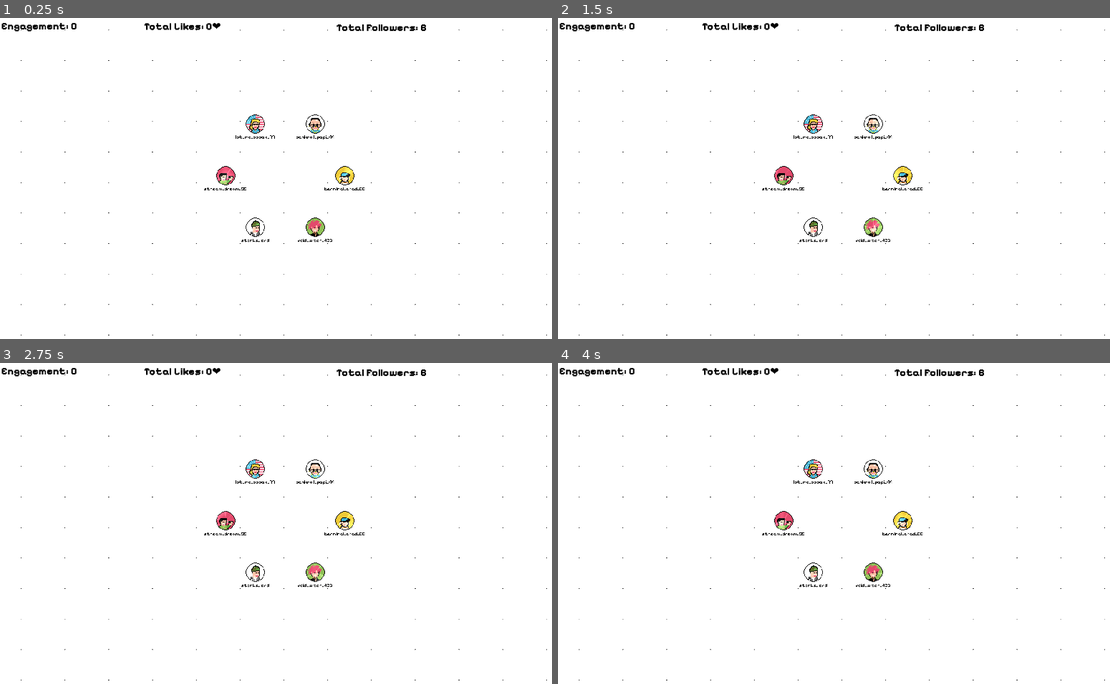
Above: before the commit, frames 1-4 (two rows, left to right).
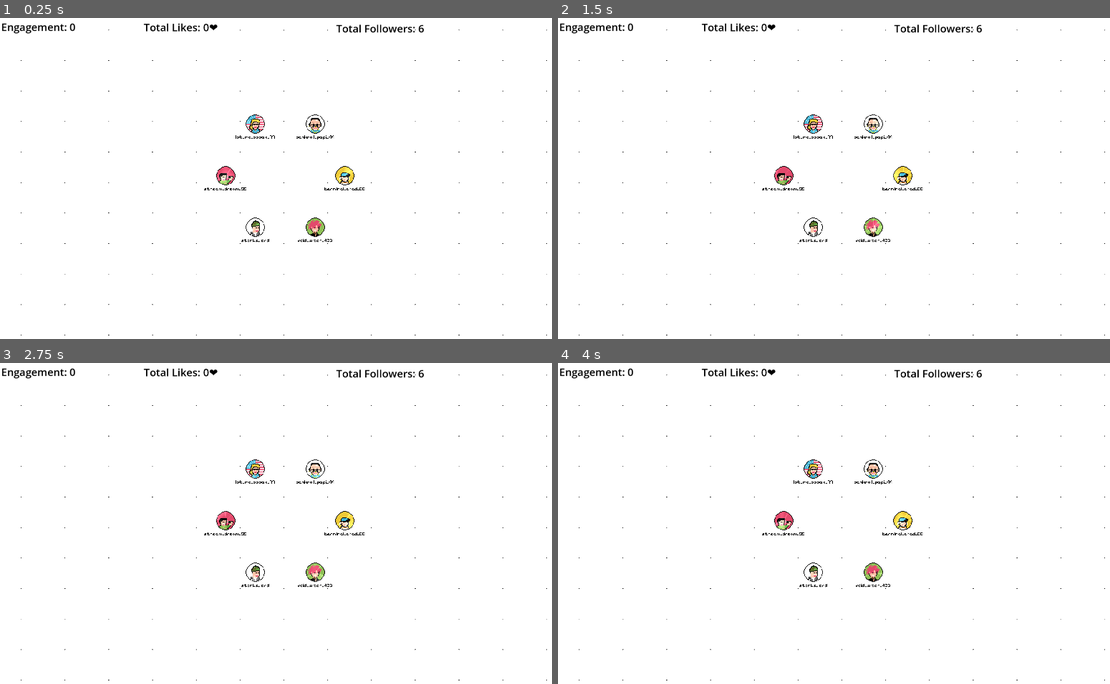
Above: after the commit, the same moments.

Repository: Pikachuxxxx/social-loops-gmtk
Game: Godot game, scene res://Scenes/main.tscn
The game is run twice, just before and just after one commit, with the same random seed, the same clock (stepped at 60 frames per second) and the same inputs.
Inputs (mouse positions are in pixels of both pictures, inside the frame that each line leads up to):
- Up to frame 1 (0.25 s): no input
- Up to frame 2 (1.5 s): tap Enter at 0.5 s; move the mouse to (972, 162) at 0.52 s; hold Enter 0.53-1.25 s; click (972, 162) at 0.67 s; drag from (729, 194) to (817, 242) at 1.27 s
- Up to frame 3 (2.75 s): tap Space at 2 s; move the mouse to (342, 452) at 2.02 s; tap F at 2.1 s; click (342, 452) at 2.17 s
- Up to frame 4 (4 s): drag from (817, 587) to (673, 475) at 2.77 s; move the mouse to (1016, 571) at 3.52 s; tap K at 3.6 s; click (1016, 571) at 3.67 s

The runs differ from the first frame. In frame 1, 0.7% of the frame differs, in the area x 0-78%, y 1-5%; in frame 2, 0.7%; in frame 3, 0.7%; in frame 4, 0.7%.

Commit message:
feat: tweak personas a little

Diff:
--- a/Personas/Persona_FinanceBro_0.tres
+++ b/Personas/Persona_FinanceBro_0.tres
@@ -11,7 +11,7 @@
 age = 34
 variant_idx = 0
 persona_type = 2
-likes = 784
+likes = 786
 dislikes = 77
 drama = 0.0
 tolerance = 0.0
--- a/Personas/Persona_Influencer_0.tres
+++ b/Personas/Persona_Influencer_0.tres
@@ -11,8 +11,8 @@
 age = 26
 variant_idx = 0
 persona_type = 3
-likes = 2569
-dislikes = 432
+likes = 7951
+dislikes = 240
 drama = 0.0
 tolerance = 0.0
 influence = 0.0
--- a/Personas/Persona_SugarDaddy_0.tres
+++ b/Personas/Persona_SugarDaddy_0.tres
@@ -11,7 +11,7 @@
 age = 52
 variant_idx = 0
 persona_type = 5
-likes = 361
+likes = 4457
 dislikes = 2704
 drama = 0.0
 tolerance = 0.0
--- a/Personas/Persona_TechBro_0.tres
+++ b/Personas/Persona_TechBro_0.tres
@@ -11,8 +11,8 @@
 age = 22
 variant_idx = 0
 persona_type = 0
-likes = 562
-dislikes = 4164
+likes = 818
+dislikes = 5188
 drama = 0.0
 tolerance = 0.0
 influence = 0.0
--- a/Scenes/main.tscn
+++ b/Scenes/main.tscn
@@ -7,11 +7,9 @@
 [ext_resource type="AudioStream" uid="uid://c3fa7rugjhqdc" path="res://assets/audio/sfx/idle_bgm.wav" id="4_6bp64"]
 [ext_resource type="Material" uid="uid://bqi0s5jfq76s1" path="res://Shaders/Grid.tres" id="6_6bp64"]
 [ext_resource type="Texture2D" uid="uid://fmjep2v6yj71" path="res://assets/image/dps/persona_2.png" id="7_6bp64"]
-[ext_resource type="FontFile" uid="uid://dexwkjgp3ky6i" path="res://Fonts/PixelifySans-Bold.ttf" id="8_344ge"]
 [ext_resource type="Script" uid="uid://dwm6xihfv17q2" path="res://Scripts/CheatCodes.gd" id="9_ynf5e"]
 
 [sub_resource type="LabelSettings" id="LabelSettings_ynf5e"]
-font = ExtResource("8_344ge")
 font_size = 35
 font_color = Color(0, 0, 0, 1)
 
@@ -48,7 +46,7 @@
 [node name="EngagementScore" type="Label" parent="CanvasLayer"]
 offset_left = 4.0
 offset_top = 8.0
-offset_right = 596.0
+offset_right = 483.0
 offset_bottom = 57.0
 text = "Engagement: 0"
 label_settings = SubResource("LabelSettings_ynf5e")
Not shown: 1 places in Scenes/main.tscn that only renumber resources
